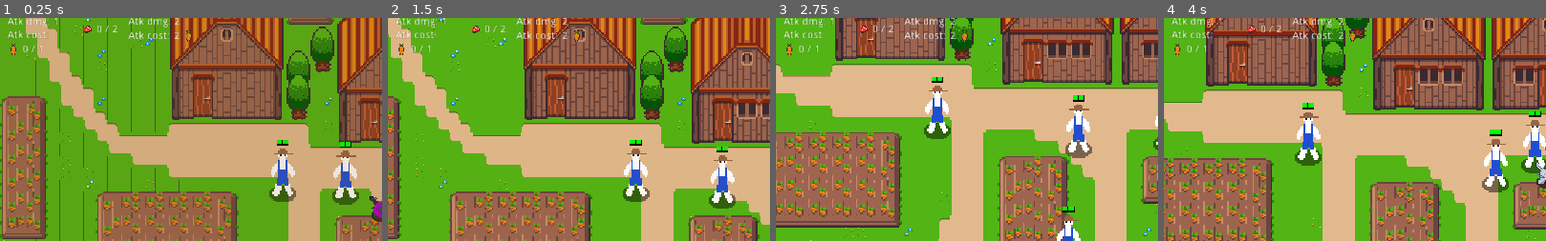
Above: before the commit, frames 1-4 (left to right).
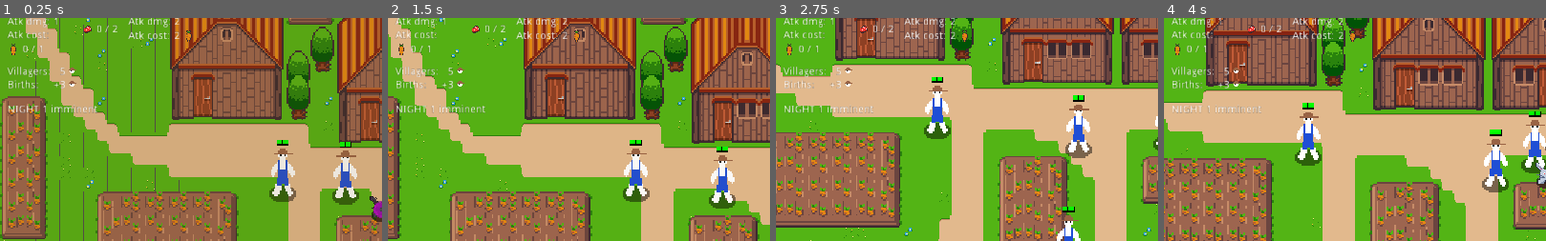
Above: after the commit, the same moments.

Repository: axerosh/rabbit-rampage
Game: Godot game, scene res://level2.tscn
The game is run twice, just before and just after one commit, with the same random seed, the same clock (stepped at 60 frames per second) and the same inputs.
Inputs:
- Up to frame 1 (0.25 s): no input
- Up to frame 2 (1.5 s): hold D (move_right) 0.53-1.28 s; tap Space (attack) at 0.6, 1.35 s; hold S (move_down) from 1.28 s (still down)
- Up to frame 3 (2.75 s): release S (move_down) at 2.03 s; hold D (move_right) from 2.03 s (still down); tap Space (attack) at 2.1 s
- Up to frame 4 (4 s): release D (move_right) at 2.78 s; hold W (move_up) 2.78-3.53 s; tap Space (attack) at 2.85, 3.6 s; hold A (move_left) from 3.53 s (still down)
The pictures show only the part of the screen within x 0-50%, y 8-58%; the shares and areas given below are measured in that part.

The runs differ from the first frame. In frame 1, 0.8% of the frame differs, in the area x 1-26%, y 21-43%; in frame 2, 0.8%; in frame 3, 0.7%; in frame 4, 0.7%.

Commit message:
Add villager, birth and night counters to GUI

Diff:
--- a/autoload/game_manager.gd
+++ b/autoload/game_manager.gd
@@ -1,22 +1,31 @@
 extends Node2D
 
 signal gameover_status_changed(is_gameover)
+signal villager_count_changed(villager_count, birth_count)
+signal night_count_changed(night_count)
 
 var farmers: Array = []
-var is_gameover = false
+var is_gameover: bool = false
+var night_counter: int = 0
 
 func _ready() -> void:
 	pause_mode = PAUSE_MODE_PROCESS
+	var _error = DayNightManager.connect("day_night_changed", self, "on_DayNightManager_day_night_changed")
 
 func register_farmer(farmer: Farmer) -> void:
 	if (!farmers.has(farmer)):
 		var _result = farmer.connect("died", self, "on_farmer_died")
 		farmers.append(farmer)
+		emit_signal("villager_count_changed", farmers.size(), get_birth_count())
 
 func on_farmer_died(farmer: Farmer) -> void:
 	farmers.erase(farmer)
+	emit_signal("villager_count_changed", farmers.size(), get_birth_count())
 	if (farmers.empty()):
 		set_gameover_status(true)
+
+func get_birth_count() -> int:
+	return ceil(farmers.size() / 2.0) as int
 
 func _process(_delta: float) -> void:
 	if Input.is_action_just_pressed("restart"):
@@ -27,3 +36,8 @@
 	is_gameover = is_gameover_new
 	emit_signal("gameover_status_changed", is_gameover_new)
 	get_tree().paused = is_gameover_new
+
+func on_DayNightManager_day_night_changed(is_night: bool):
+	if (!is_night): # Start of every day
+		night_counter += 1
+		emit_signal("night_count_changed", night_counter)
--- a/gui/GuiUpdater.gd
+++ b/gui/GuiUpdater.gd
@@ -1,4 +1,9 @@
 extends Control
+
+func _ready():
+	var _error1 = DayNightManager.connect("day_night_changed", self, "_on_DayNightManager_day_night_changed")
+	var _error2 = GameManager.connect("night_count_changed", self, "_on_GameManager_night_count_changed")
+	var _error3 = GameManager.connect("villager_count_changed", self, "_on_GameManager_villager_count_changed")
 
 func _on_Rabbit_leveled_up(level: int, speed: float, damage: int, carrot_cost: int, next_flesh_cost: int, next_level: int, next_speed: float, next_damage: int, next_carrot_cost: int):
 	$Leveling/Current/Level/Value.text = "%d" % level
@@ -24,3 +29,13 @@
 
 func _on_Rabbit_flesh_count_changed(new_flesh_count: int):
 	$Leveling/LevelUp/FleshCounter/CountValue.text = "%d" % new_flesh_count
+
+func _on_DayNightManager_day_night_changed(is_night: bool):
+	$Time/Imminent.visible = !is_night
+
+func _on_GameManager_night_count_changed(night_count: int):
+	$Time/Night/Value.text = "%d" % night_count
+
+func _on_GameManager_villager_count_changed(villager_count: int, birth_count: int):
+	$Village/VillagersValue.text = "%d" % villager_count
+	$Village/BirthsValue.text = "+%d" % birth_count
--- a/gui/gui.tscn
+++ b/gui/gui.tscn
@@ -1,10 +1,11 @@
-[gd_scene load_steps=6 format=2]
+[gd_scene load_steps=7 format=2]
 
 [ext_resource path="res://images/carrot.png" type="Texture" id=1]
 [ext_resource path="res://images/flesh.png" type="Texture" id=2]
 [ext_resource path="res://gui/GuiUpdater.gd" type="Script" id=3]
 [ext_resource path="res://images/night_overlay.png" type="Texture" id=4]
 [ext_resource path="res://gui/gameover_overlay.gd" type="Script" id=5]
+[ext_resource path="res://images/human_farmer_head.png" type="Texture" id=6]
 
 [node name="GUI" type="Control"]
 anchor_right = 1.0
@@ -325,6 +326,73 @@
 __meta__ = {
 "_edit_use_anchors_": false
 }
+
+[node name="Village" type="GridContainer" parent="."]
+margin_left = 10.0
+margin_top = 113.0
+margin_right = 102.0
+margin_bottom = 145.0
+columns = 3
+__meta__ = {
+"_edit_use_anchors_": false
+}
+
+[node name="VillagersLabel" type="Label" parent="Village"]
+margin_right = 58.0
+margin_bottom = 14.0
+text = "Villagers:"
+valign = 1
+__meta__ = {
+"_edit_use_anchors_": false
+}
+
+[node name="VillagersValue" type="Label" parent="Village"]
+margin_left = 62.0
+margin_right = 78.0
+margin_bottom = 14.0
+text = "1"
+align = 2
+valign = 1
+uppercase = true
+__meta__ = {
+"_edit_use_anchors_": false
+}
+
+[node name="VillagersUnit" type="TextureRect" parent="Village"]
+margin_left = 82.0
+margin_right = 92.0
+margin_bottom = 14.0
+texture = ExtResource( 6 )
+
+[node name="BirthsLabel" type="Label" parent="Village"]
+margin_top = 18.0
+margin_right = 58.0
+margin_bottom = 32.0
+text = "Births:"
+valign = 1
+__meta__ = {
+"_edit_use_anchors_": false
+}
+
+[node name="BirthsValue" type="Label" parent="Village"]
+margin_left = 62.0
+margin_top = 18.0
+margin_right = 78.0
+margin_bottom = 32.0
+text = "+1"
+align = 2
+valign = 1
+uppercase = true
+__meta__ = {
+"_edit_use_anchors_": false
+}
+
+[node name="BirthsUnit" type="TextureRect" parent="Village"]
+margin_left = 82.0
+margin_top = 18.0
+margin_right = 92.0
+margin_bottom = 32.0
+texture = ExtResource( 6 )
 
 [node name="GameoverOverlay" type="TextureRect" parent="."]
 visible = false
@@ -368,3 +436,47 @@
 __meta__ = {
 "_edit_use_anchors_": false
 }
+
+[node name="Time" type="HBoxContainer" parent="."]
+margin_left = 10.0
+margin_top = 155.0
+margin_right = 102.0
+margin_bottom = 187.0
+
+[node name="Night" type="HBoxContainer" parent="Time"]
+margin_right = 54.0
+margin_bottom = 32.0
+
+[node name="Label" type="Label" parent="Time/Night"]
+margin_top = 9.0
+margin_right = 42.0
+margin_bottom = 23.0
+text = "Night"
+valign = 1
+uppercase = true
+__meta__ = {
+"_edit_use_anchors_": false
+}
+
+[node name="Value" type="Label" parent="Time/Night"]
+margin_left = 46.0
+margin_top = 9.0
+margin_right = 54.0
+margin_bottom = 23.0
+text = "1"
+valign = 1
+uppercase = true
+__meta__ = {
+"_edit_use_anchors_": false
+}
+
+[node name="Imminent" type="Label" parent="Time"]
+margin_left = 58.0
+margin_top = 9.0
+margin_right = 121.0
+margin_bottom = 23.0
+text = "imminent"
+valign = 1
+__meta__ = {
+"_edit_use_anchors_": false
+}
--- a/humans/farmer_spawn_manager.gd
+++ b/humans/farmer_spawn_manager.gd
@@ -29,8 +29,7 @@
 
 func on_DayNightManager_day_night_changed(_is_night: bool):
 	if not _is_night:
-		var spawn_count = ceil(GameManager.farmers.size() / 2.0)
-		for _i in range(spawn_count):
+		for _i in range(GameManager.get_birth_count()):
 			spawn_at_random_position()
 
 func spawn_at_random_position() -> void:
Binary file added: images/human_farmer_head.png
Not shown, added: images/human_farmer_head.png.import
